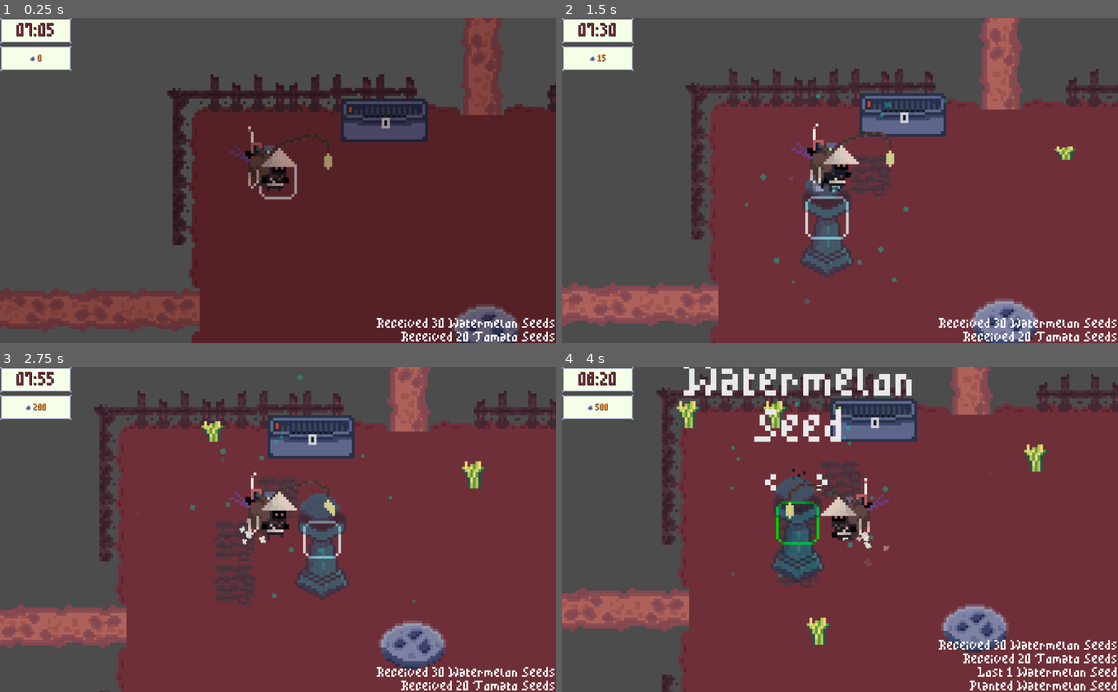
Above: before the commit, frames 1-4 (two rows, left to right).
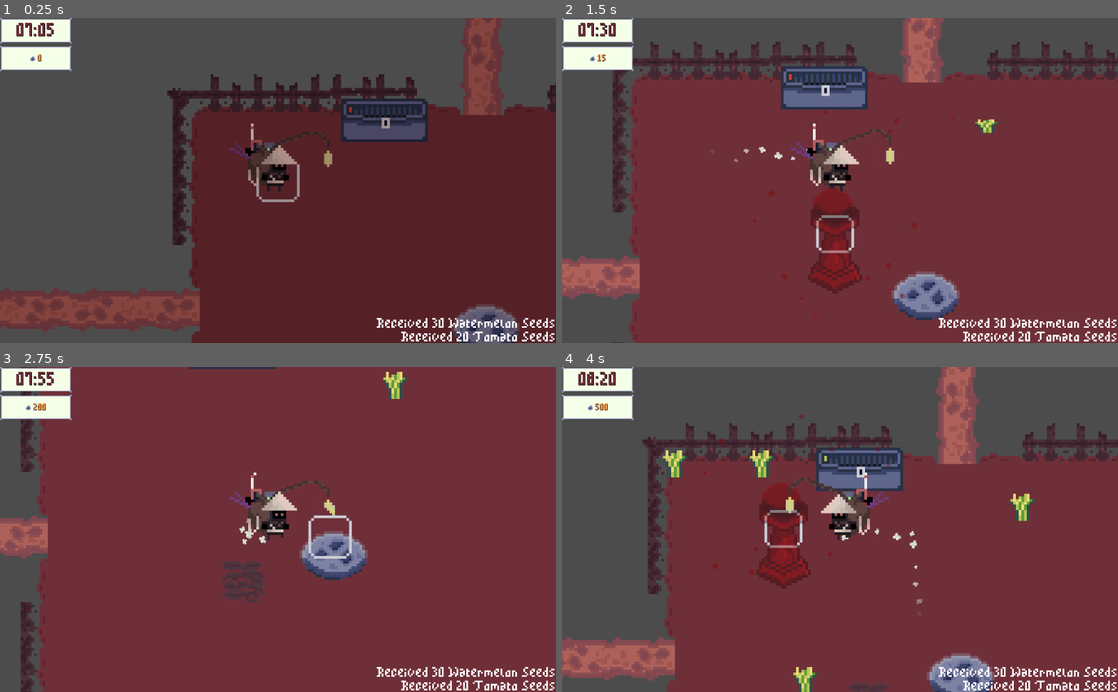
Above: after the commit, the same moments.

Repository: cbrintnall/GithubGameoff2020
Game: Godot game, scene res://scenes/farm.tscn
The game is run twice, just before and just after one commit, with the same random seed, the same clock (stepped at 60 frames per second) and the same inputs.
Inputs (mouse positions are in pixels of both pictures, inside the frame that each line leads up to):
- Up to frame 1 (0.25 s): no input
- Up to frame 2 (1.5 s): move the mouse to (962, 164) at 0.52 s; hold D (move_right) 0.53-1.28 s; hold 1 (select_hoe) 0.53-1.28 s; tap F (use) at 0.8, 1.35 s; move the mouse to (728, 196) at 1.27 s; hold S (move_down) from 1.28 s (still down)
- Up to frame 3 (2.75 s): tap 1 (select_hoe) at 1.55 s; move the mouse to (333, 458) at 2.02 s; release S (move_down) at 2.03 s; hold D (move_right) from 2.03 s (still down); hold F (use) from 2.03 s (still down); click (333, 458) at 2.1 s
- Up to frame 4 (4 s): move the mouse to (812, 594) at 2.77 s; release D (move_right) at 2.78 s; release F (use) at 2.78 s; hold W (move_up) 2.78-3.53 s; tap 1 (select_hoe) at 2.85 s; move the mouse to (1006, 578) at 3.52 s; hold A (move_left) from 3.53 s (still down); hold Up (select_next_alt) from 3.53 s (still down); tap F (use) at 3.8 s

The runs differ from the first frame. In frame 1, 0.9% of the frame differs, in the area x 41-60%, y 32-57%; in frame 2, 34%; in frame 3, 37%, in the area x 0-100%, y 0-100%; in frame 4, 35%.

Commit message:
init commit

Diff:
--- a/project.godot
+++ b/project.godot
@@ -148,6 +148,7 @@
 [layer_names]
 
 2d_physics/layer_1="BaseEntityCollide"
+2d_physics/layer_18="TowerCantPlace"
 2d_physics/layer_19="TowerDetectable"
 2d_physics/layer_20="ActionAreaDetectable"
 
--- a/scenes/Player.tscn
+++ b/scenes/Player.tscn
@@ -11,6 +11,7 @@
 [ext_resource path="res://assets/fonts/MinimalPixel v2.ttf" type="DynamicFontData" id=9]
 [ext_resource path="res://assets/textures/player/merchant/hoe.png" type="Texture" id=10]
 [ext_resource path="res://assets/textures/player/merchant/pickup.png" type="Texture" id=11]
+[ext_resource path="res://assets/audio/sfx/towers/cant_place.wav" type="AudioStream" id=12]
 [ext_resource path="res://assets/audio/footsteps.wav" type="AudioStream" id=13]
 [ext_resource path="res://assets/textures/player/walk_cloud.png" type="Texture" id=14]
 
@@ -254,7 +255,7 @@
 z_index = 4
 frames = SubResource( 20 )
 animation = "idle"
-frame = 1
+frame = 3
 playing = true
 offset = Vector2( 0, -12 )
 
@@ -279,7 +280,6 @@
 [node name="AnimatedSprite" type="AnimatedSprite" parent="ActionArea"]
 z_index = -1
 frames = SubResource( 27 )
-frame = 1
 playing = true
 
 [node name="Inventory" type="Node2D" parent="."]
@@ -424,3 +424,6 @@
 scale_amount = 0.1
 scale_amount_random = 0.25
 color_ramp = SubResource( 31 )
+
+[node name="BadAction" type="AudioStreamPlayer2D" parent="."]
+stream = ExtResource( 12 )
--- a/scenes/farm.tscn
+++ b/scenes/farm.tscn
@@ -126,6 +126,9 @@
 [sub_resource type="CircleShape2D" id=5]
 radius = 10.2098
 
+[sub_resource type="RectangleShape2D" id=34]
+extents = Vector2( 104.464, 72.2403 )
+
 [sub_resource type="AtlasTexture" id=21]
 atlas = ExtResource( 10 )
 region = Rect2( 96, 0, 32, 20 )
@@ -446,6 +449,15 @@
 ground_manager = NodePath("../../GroundManager")
 
 [node name="EnemySpawner" parent="WorldLayering" instance=ExtResource( 25 )]
+
+[node name="NoTowerZone" type="Area2D" parent="WorldLayering"]
+position = Vector2( 104.534, 63.7115 )
+collision_layer = 131072
+collision_mask = 131072
+
+[node name="CollisionShape2D" type="CollisionShape2D" parent="WorldLayering/NoTowerZone"]
+position = Vector2( 0.707916, 8.2589 )
+shape = SubResource( 34 )
 
 [node name="ShippingChest" type="Area2D" parent="."]
 position = Vector2( 68, 0 )
--- a/scenes/scripts/player.gd
+++ b/scenes/scripts/player.gd
@@ -13,6 +13,7 @@
 export(NodePath) onready var dirt_tilemap_path = get_node(dirt_tilemap_path)
 export(NodePath) onready var ground_manager = get_node(ground_manager)
 
+onready var bad_action_player = get_node("BadAction")
 onready var footsteps_particles = get_node("footsteps/CPUParticles2D")
 onready var footsteps_timer = get_node("footsteps/Timer")
 onready var action_area = get_node("ActionArea")
@@ -108,11 +109,34 @@
 
 	action_area.set_default()
 
+func _handle_use_and_has_pending_tower():
+	if !_current_tower_purchase.can_place():
+		bad_action_player.play()
+		return
+
+	var pos = action_area.global_position
+	action_area.remove_child(_current_tower_purchase)
+	get_tree().root.add_child(_current_tower_purchase)
+	_current_tower_purchase.global_position = pos
+	_current_tower_purchase.purchase()
+	_current_tower_purchase = null
+
+func _cancel_current_tower():
+	_current_tower_purchase.queue_free()
+	_current_tower_purchase = null
+
 func _input(event):
 	if event.is_action_pressed("select_hoe"):
-		_initiate_tower_transaction(0)
+		if _current_tower_purchase:
+			_cancel_current_tower()
+		else:
+			_initiate_tower_transaction(0)
 
 	if event.is_action_pressed("use"):
+		if _current_tower_purchase:
+			_handle_use_and_has_pending_tower()
+			return
+
 		var areas = action_area.get_overlapping_areas()
 
 		# check if we need to use something in this area
--- a/scenes/scripts/tower.gd
+++ b/scenes/scripts/tower.gd
@@ -1,6 +1,7 @@
 extends StaticBody2D
 
 enum TowerState {
+	INVALID_PLACEMENT,
 	PURCHASING,
 	UNCHARGED,
 	CHARGING,
@@ -19,6 +20,7 @@
 export(AudioStream) var shoot_audio
 export(AudioStream) var charging_audio
 
+onready var collision_zone = get_node("CollisionShape2D")
 onready var charge_particles = get_node("CPUParticles2D")
 onready var tween = get_node("Tween")
 onready var vision_area = get_node("TargetZone")
@@ -33,26 +35,63 @@
 
 var _line_wind_down_time = .5
 
+func purchase():
+	_set_state(TowerState.UNCHARGED)
+
+	get_node("Area2D/CollisionShape2D").disabled = true
+
+func can_place() -> bool:
+	return state != TowerState.INVALID_PLACEMENT
+
 func _ready():
-	charge_timer.wait_time = charge_time
-
 	vision_area.connect("body_entered", self, "_on_body_enter")
 	vision_area.connect("body_exited", self, "_on_body_exit")
 	charge_timer.connect("timeout", self, "_on_finish_charging")
 
+	var area = get_node("Area2D")
+
+	area.connect("body_entered", self, "_on_collision_enter")
+	area.connect("body_exited", self, "_on_collision_exit")
+	area.connect("area_entered", self, "_on_collision_enter")
+	area.connect("area_entered", self, "_on_collision_exit")
+
+	charge_timer.wait_time = charge_time
 	line_beam.points = PoolVector2Array()
-	state = TowerState.PURCHASING
 
-	var color = Color.aqua
-	color.a = .4
+	_set_state(TowerState.PURCHASING)
 
-	modulate = color
+func _on_collision_exit(body):
+	_set_state(TowerState.PURCHASING)
 
+func _on_collision_enter(body):
+	_set_state(TowerState.INVALID_PLACEMENT)
+
+# handle state initialization here
 func _set_state(_state):
-	pass
+	match _state:
+		TowerState.UNCHARGED:
+			pass
+		TowerState.CHARGED:
+			pass
+		TowerState.FIRING:
+			pass
+		TowerState.PURCHASING:
+			var color = Color.aqua
+			color.a = .4
+			modulate = color
+			collision_zone.disabled = true
+		TowerState.CHARGING:
+			pass
+		TowerState.INVALID_PLACEMENT:
+			var color = Color.red
+			color.a = .4
+			modulate = color
 
-func _purchase():
-	modulate = Color.white
+	if _state != TowerState.PURCHASING and _state != TowerState.INVALID_PLACEMENT:
+		modulate = Color.white
+		collision_zone.disabled = false
+
+	state = _state
 
 func _get_random_target():
 	return targets[int(floor(rand_range(0, len(targets)-1)))]
@@ -61,7 +100,7 @@
 	_shoot_beam_at_point(target, target.global_position)
 
 func _shoot_beam_at_point(shot_at, point: Vector2):
-	state = TowerState.FIRING
+	_set_state(TowerState.FIRING)
 
 	var vectors = PoolVector2Array()
 	var target_point = point-global_position
@@ -97,10 +136,10 @@
 
 	# clear the beam
 	line_beam.points = PoolVector2Array()
-	state = TowerState.UNCHARGED
+	_set_state(TowerState.UNCHARGED)
 
 func _charge():
-	state = TowerState.CHARGING
+	_set_state(TowerState.CHARGING)
 	charge_timer.start()
 
 	tween.interpolate_property(
--- a/scenes/towers/moon_beam_tower.tscn
+++ b/scenes/towers/moon_beam_tower.tscn
@@ -59,8 +59,13 @@
 offsets = PoolRealArray( 0.680982, 0.969325 )
 colors = PoolColorArray( 0.572549, 0.909804, 0.752941, 1, 1, 1, 1, 0 )
 
+[sub_resource type="RectangleShape2D" id=13]
+extents = Vector2( 6, 7 )
+
 [node name="MoonBeamTower" type="StaticBody2D"]
+collision_layer = 131073
 script = ExtResource( 1 )
+damage_per_hit = 50.0
 beam_scalar_max = 10.0
 charge_time = 3.0
 base_beam_gradient = SubResource( 1 )
@@ -121,3 +126,11 @@
 color_ramp = SubResource( 12 )
 
 [node name="Tween" type="Tween" parent="."]
+
+[node name="Area2D" type="Area2D" parent="."]
+collision_layer = 655360
+collision_mask = 655360
+
+[node name="CollisionShape2D" type="CollisionShape2D" parent="Area2D"]
+position = Vector2( 0, 16.075 )
+shape = SubResource( 13 )
Not shown, added: assets/audio/sfx/towers/cant_place.wav.import
Not shown: 1 places in scenes/Player.tscn that only renumber resources
Not shown: 1 places in scenes/farm.tscn that only renumber resources
Not shown: 1 places in scenes/towers/moon_beam_tower.tscn that only renumber resources
Not shown, added: assets/audio/sfx/towers/cant_place.wav
